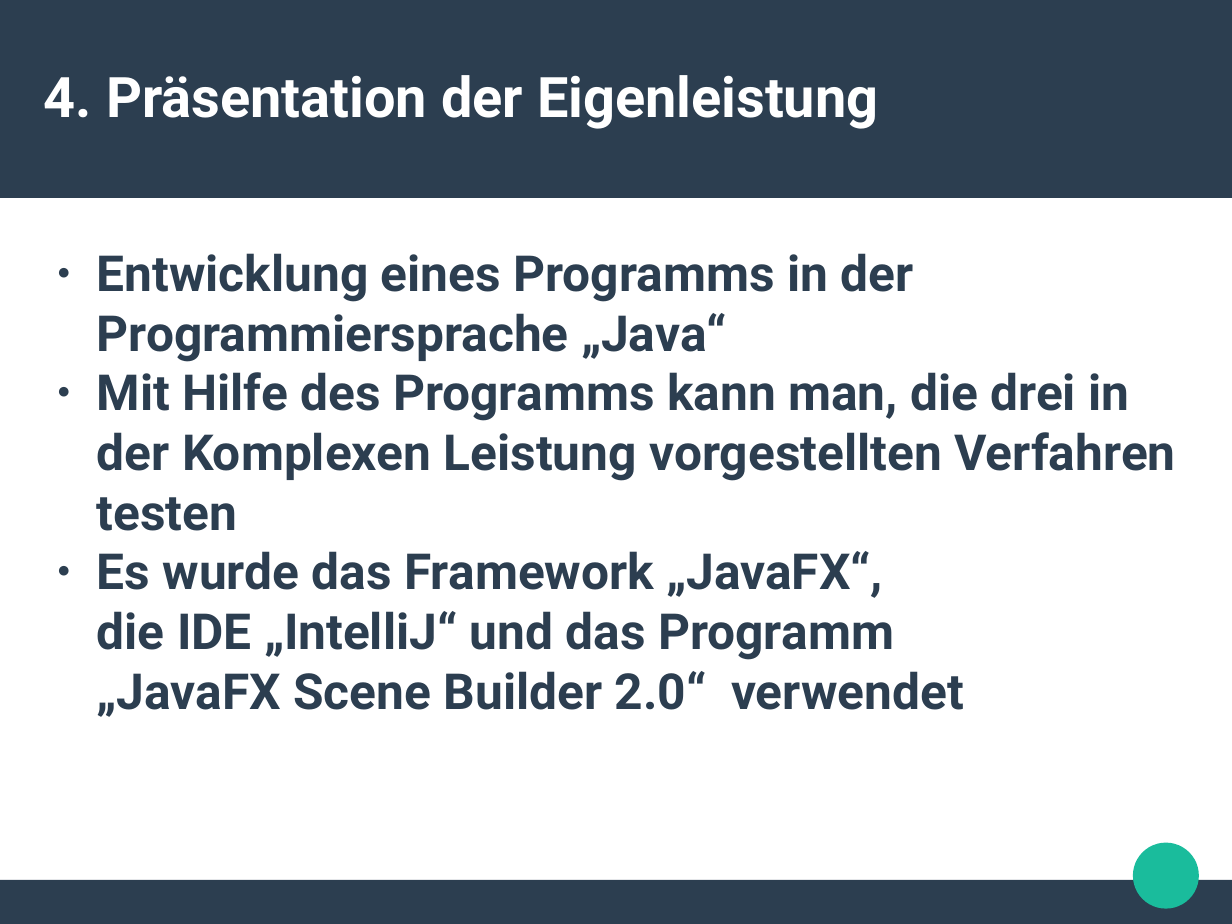
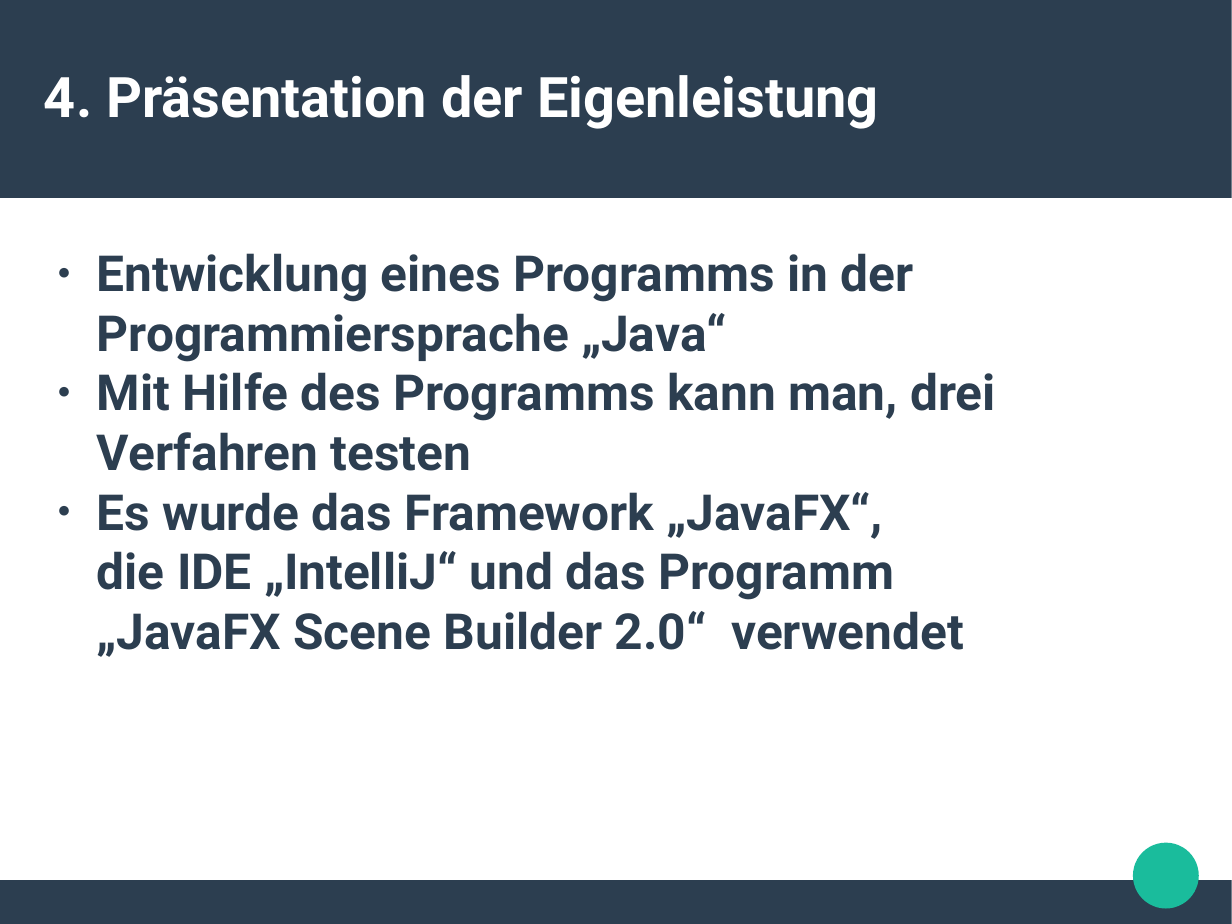
Before and after one commit to Mofiche/KL, a slide deck: slide 14 of PräKL.pptx. Drawn at 1232x924 pixels with LibreOffice and Linux fonts; fonts in the diff are those of the drawing. Boxes give left, top, right and bottom in pixels: in the first picture for what was removed or moved away, otherwise in the second. Text is boxed around its words. In the diff, an @@ line names an element or a change of style, - is before the commit and + after.

```diff
--- a/PräKL.pptx
+++ b/PräKL.pptx
@@ text at (97, 372, 996, 471): text changed @@
-● Mit Hilfe des Programms kann man, die drei in der Komplexen Leistung vorgestellten Verfahren testen
+● Mit Hilfe des Programms kann man, drei Verfahren testen
```
Also in this commit, not shown: 6 other files.
